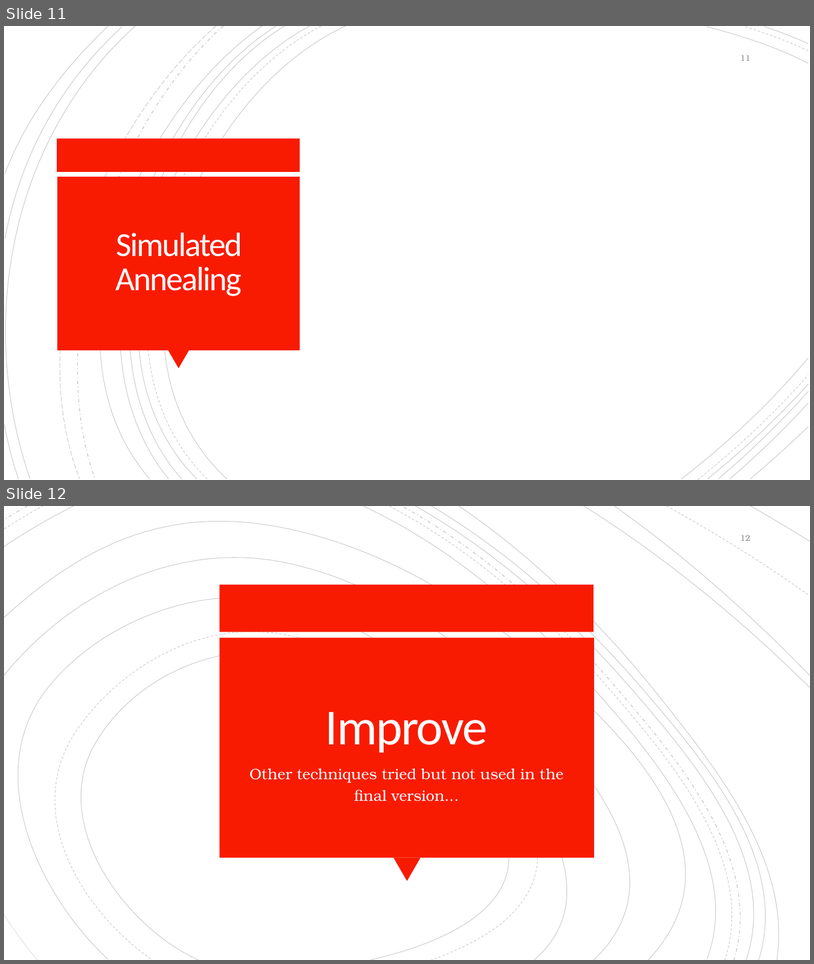
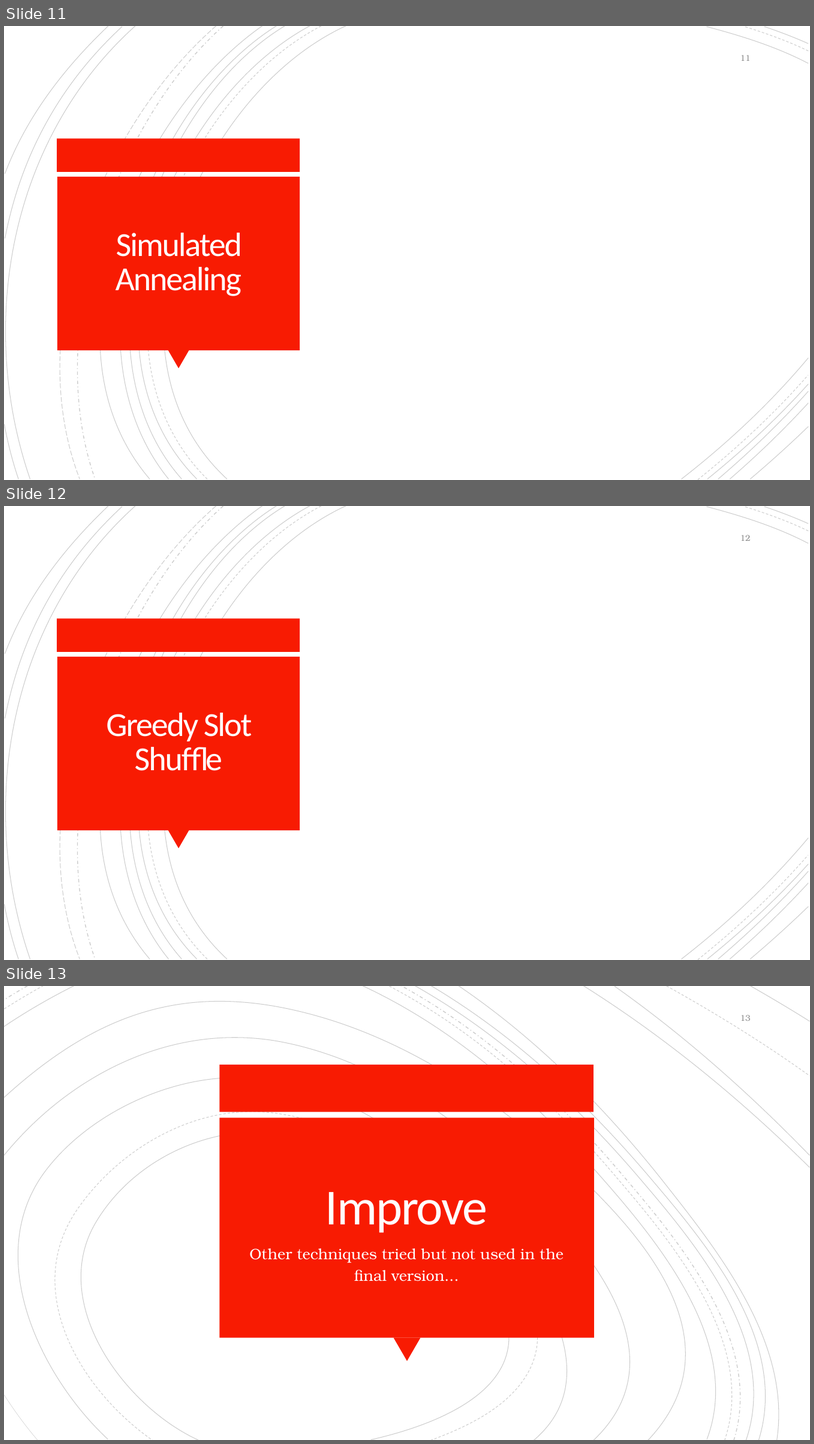
Before and after one commit to Jacopx/OMA_ExamTimeTable, a slide deck: PowerPoint/OMA-MZ_03-Presentation.pptx. Shown one above the other, each under a label of ours: slides 11 and 12 before the commit, slides 11, 12 and 13 after it. The pictures are 814x964 and 814x1444 pixels, drawn with LibreOffice and Linux fonts; fonts in the diff are those of the drawing. Boxes give left, top, right and bottom in pixels: in the first picture for what was removed or moved away, otherwise in the second. Text is boxed around its words. In the diff, an @@ line names an element or a change of style, - is before the commit and + after.

```diff
--- a/PowerPoint/OMA-MZ_03-Presentation.pptx
+++ b/PowerPoint/OMA-MZ_03-Presentation.pptx
@@ slide 12 added at (x1=4, y1=506, x2=810, y2=960), background #FFFFFF; not listed: 24 template elements that a slide beside it also shows @@
@@ page number added at (x1=741, y1=535, x2=751, y2=541), 10 pt, text #8C8C8C @@
+12
@@ title added at (x1=106, y1=712, x2=252, y2=771), 40 pt, text #FFFEFF @@
+Greedy Slot Shuffle
@@ what was slide 12 is now slide 13 @@
@@ page number at (x1=741, y1=1015, x2=751, y2=1021): text changed @@
-12
+13
```
Also in this commit, not shown: 3 slides changed, 2 other slides added, 1 other file.
